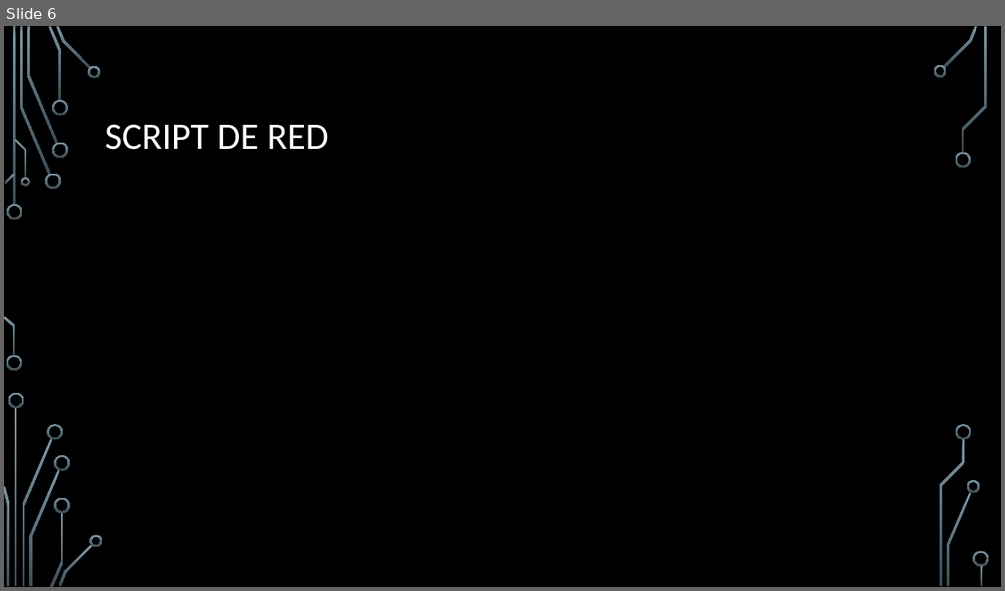
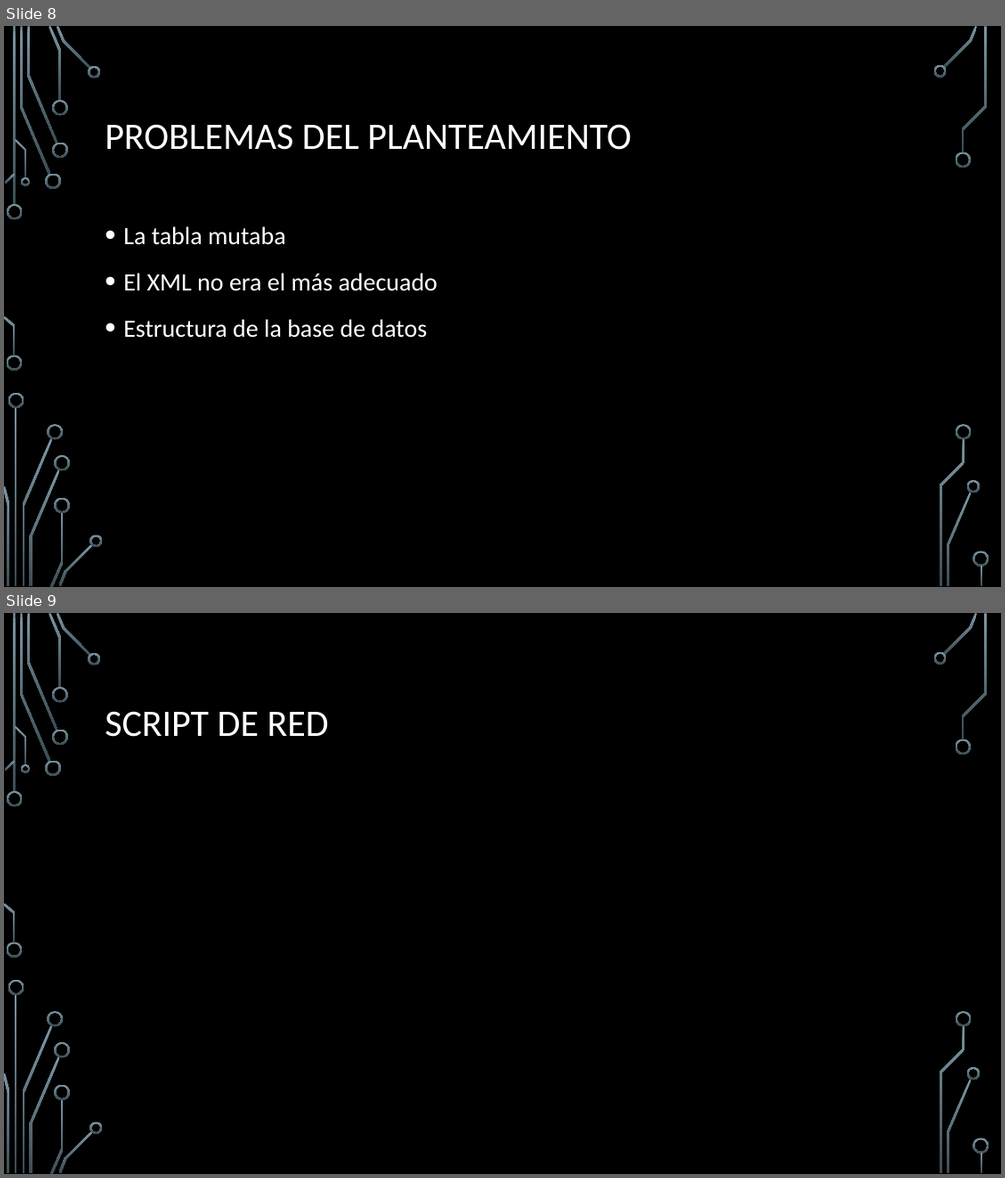
Before and after one commit to UDA-Corporation/UDA_app, a slide deck: Documentacion/Presentación/Presentación de la aplicación.pptx. Shown one above the other, each under a label of ours: slide 6 before the commit, slides 8 and 9 after it. The pictures are 1005x591 and 1005x1178 pixels, drawn with LibreOffice and Linux fonts; fonts in the diff are those of the drawing; background and template pictures are left out. Boxes give left, top, right and bottom in pixels: in the first picture for what was removed or moved away, otherwise in the second. Text is boxed around its words. In the diff, an @@ line names an element or a change of style, - is before the commit and + after.

```diff
--- a/Documentacion/Presentación/Presentación de la aplicación.pptx
+++ b/Documentacion/Presentación/Presentación de la aplicación.pptx
@@ slide 8 added at (4,26,1001,587), background picture (left out); not listed: 36 template elements that a slide beside it also shows @@
@@ title added at (105,124,631,150), 36 pt, text #FFFFFF @@
+PROBLEMAS DEL PLANTEAMIENTO
@@ text added at (123,226,437,338), 24 pt, text #FFFFFF @@
+• La tabla mutaba
+• El XML no era el más adecuado
+• Estructura de la base de datos
@@ what was slide 6 is now slide 9 @@
```
Also in this commit, not shown: 3 other slides added, 1 slide removed, 2 other files.
